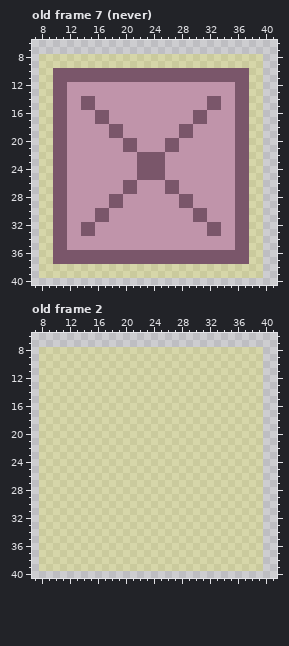
Two versions of one pixel-art file, assets/cell/cell.aseprite. This is how it looked before the edit.
48x48 pixels, 15 frames. Shown: old frame 7 (never): x 7..41, y 6..40; old frame 2: x 7..41, y 6..40. The commit also changed other frames, which this record leaves out.
Now the later version:
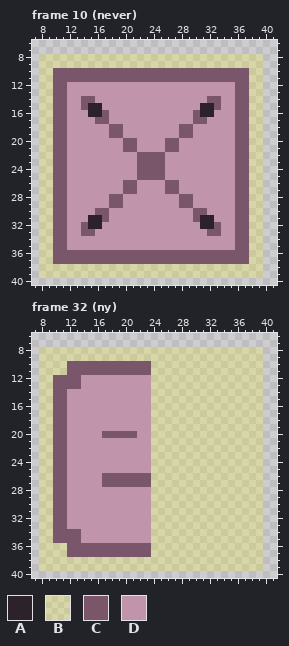
Palette (. is transparent): A #2b2329  B #fffc0030  C #7a566a  D #c094aa
A new or re-ordered frame is compared with the old frame closest to it.
Changes in this commit:
frames 15 -> 40
Frame 10 (never) is new; against old frame 7 (never), layer "cell_fg":
The edit turns colour C into colour A in row 15 at x 15 and 32; in row 16 at x 16 and 31; in row 31 at x 16 and 31; in row 32 at x 15 and 32.
The edit turns colour D into colour A in row 15 at x 16 and 31; in row 16 at x 15 and 32; in row 31 at x 15 and 32; in row 32 at x 16 and 31.
Frame 32 (ny) is new; against old frame 2, layers "cell_fg", "cell_bg":
The edit turns colour B into colour C in rows 10 to 11 at x 12 to 23; in rows 12 to 13 at x 10 to 13; in rows 14 to 19 at x 10 to 11; in row 20 at x 10 to 11 and 17 to 21; in rows 21 to 25 at x 10 to 11; in rows 26 to 27 at x 10 to 11 and 17 to 23.
The edit turns colour B into colour C in rows 28 to 33 at x 10 to 11; in rows 34 to 35 at x 10 to 13; in rows 36 to 37 at x 12 to 23.
The edit turns colour B into colour D in rows 12 to 13 at x 14 to 23; in rows 14 to 19 at x 12 to 23; in row 20 at x 12 to 16 and 22 to 23; in rows 21 to 25 at x 12 to 23; in rows 26 to 27 at x 12 to 16; in rows 28 to 33 at x 12 to 23.
The edit turns colour B into colour D in rows 34 to 35 at x 14 to 23.
Boxes around the changes in both pictures, in picture pixels (x1, y1, x2, y2):
changed: (88, 103, 102, 117)
changed: (200, 103, 214, 117)
changed: (88, 215, 102, 229)
changed: (200, 215, 214, 229)
changed: (53, 361, 151, 557)
